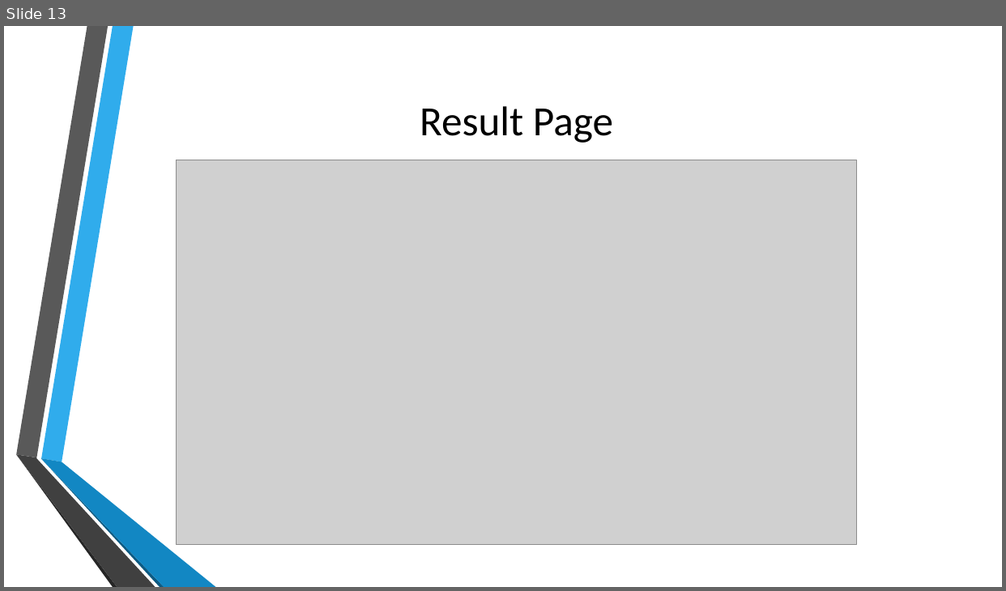
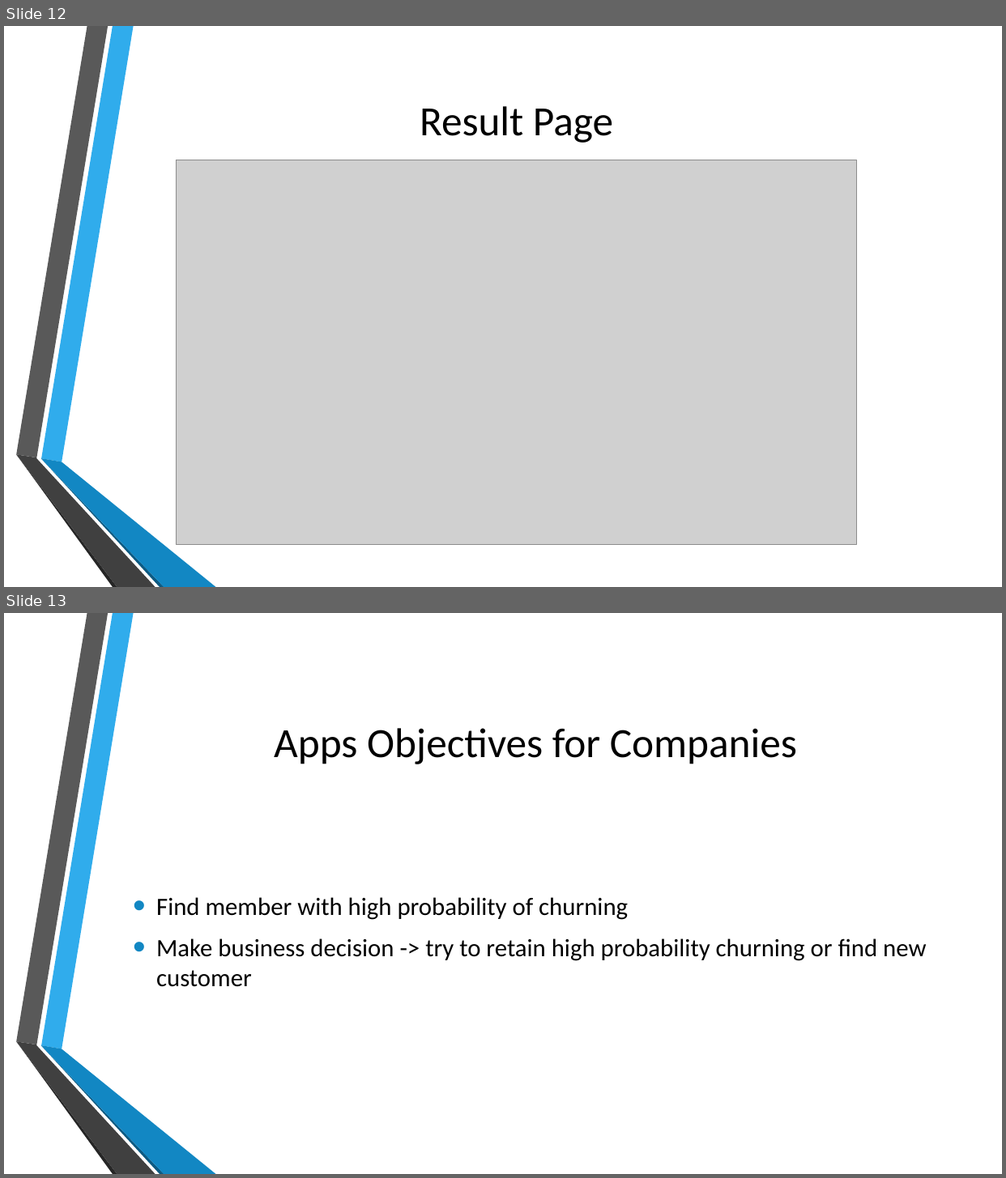
Before and after one commit to christianelbert/final-project-churn, a slide deck: final_project.pptx. Shown one above the other, each under a label of ours: slide 13 before the commit, slides 12 and 13 after it. The pictures are 1006x591 and 1006x1178 pixels, drawn with LibreOffice and Linux fonts; fonts in the diff are those of the drawing; grey boxes stand for pictures; background and template pictures are left out. Boxes give left, top, right and bottom in pixels: in the first picture for what was removed or moved away, otherwise in the second. Text is boxed around its words. In the diff, an @@ line names an element or a change of style, - is before the commit and + after.

```diff
--- a/final_project.pptx
+++ b/final_project.pptx
@@ slide 13 added at (4, 613, 1002, 1174), background picture (left out); not listed: 6 template elements that a slide beside it also shows @@
@@ title added at (274, 728, 797, 764), 40 pt, text #000000 @@
+Apps Objectives for Companies
@@ text added at (156, 897, 926, 987), 24 pt, text #000000 @@
+• Find member with high probability of churning
+• Make business decision -> try to retain high probability churning or find new customer
@@ what was slide 13 is now slide 12 @@
```
Also in this commit, not shown: 1 other slide added, 1 slide removed, 4 other files.
